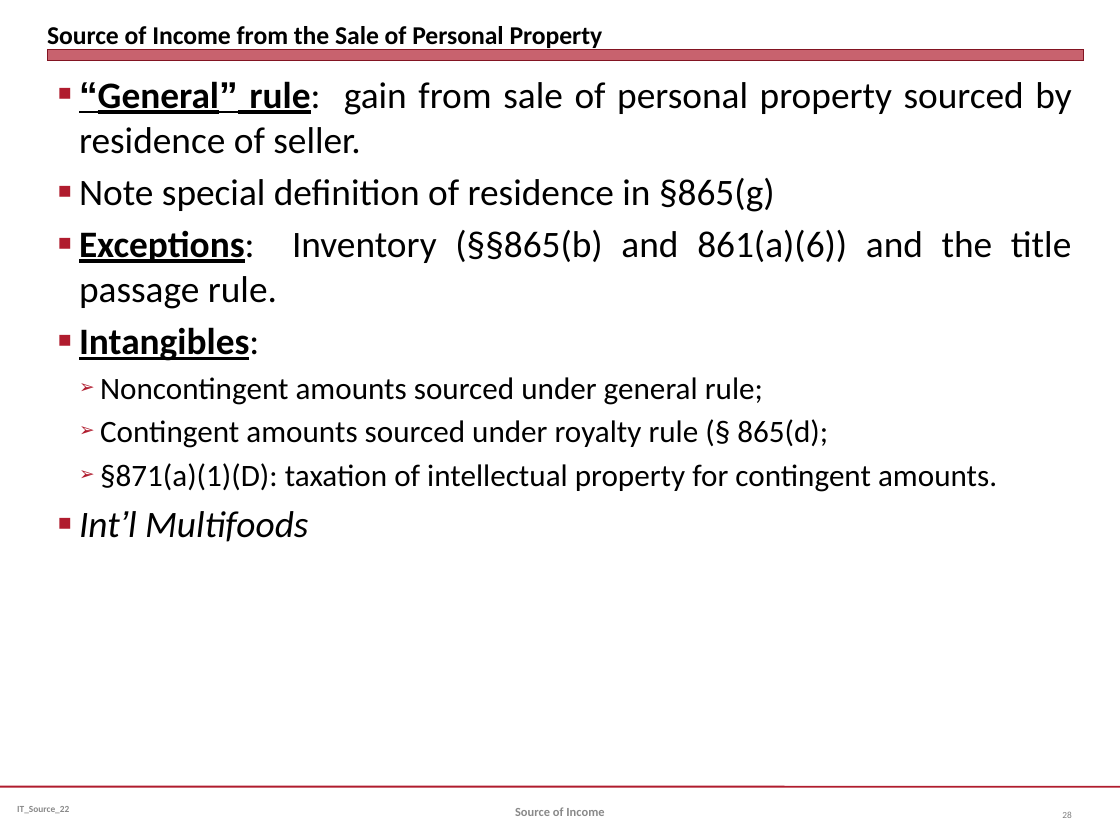
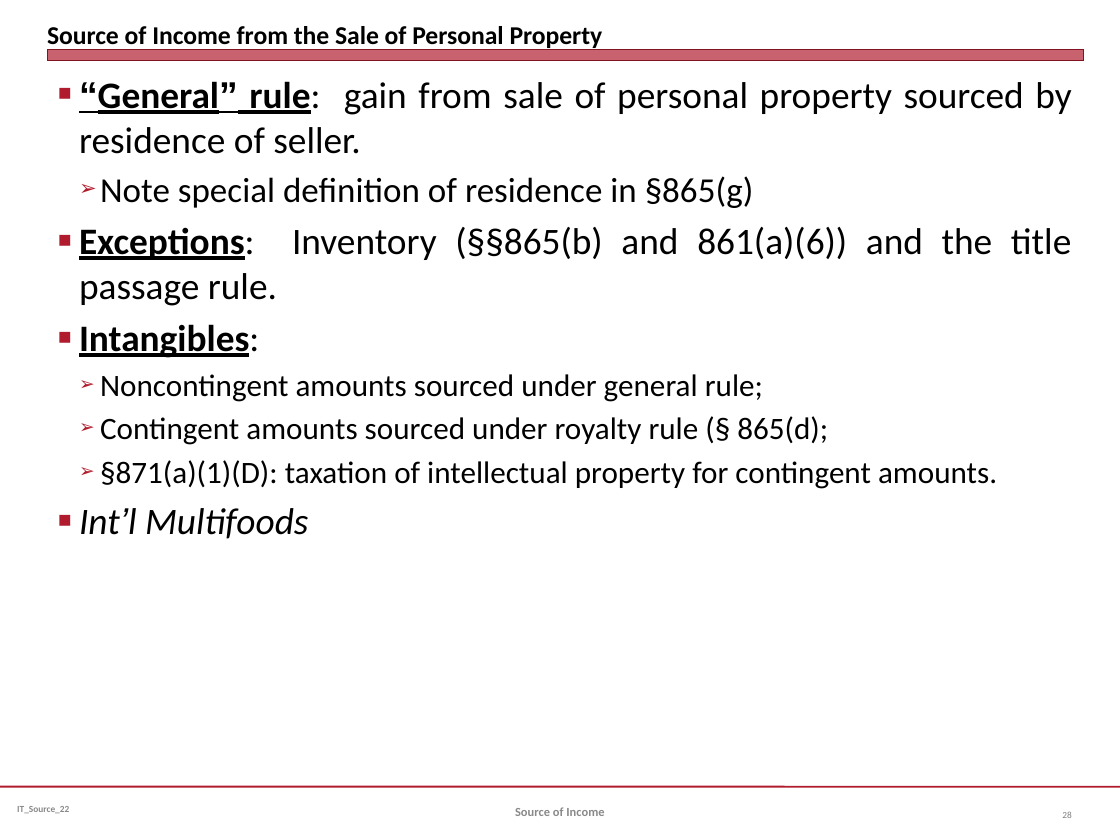
Before and after one commit to jmc877/International-Tax, a slide deck: slide 28 of slides/IT_Source_IntDiv_22.pptx. Drawn at 1120x840 pixels with LibreOffice and Linux fonts; fonts in the diff are those of the drawing. Boxes give left, top, right and bottom in pixels: in the first picture for what was removed or moved away, otherwise in the second. Text is boxed around its words. In the diff, an @@ line names an element or a change of style, - is before the commit and + after.

```diff
--- a/slides/IT_Source_IntDiv_22.pptx
+++ b/slides/IT_Source_IntDiv_22.pptx
@@ text at (x1=100, y1=176, x2=754, y2=208): size 24 to 22.5 pt in "Note special definition of residence in §865(g)"; bullet ■ to ➢; list level 1 to 2 in "Note special definition of residence ..." @@
```
Also in this commit, not shown: 6 other slides changed, 3 other files.
